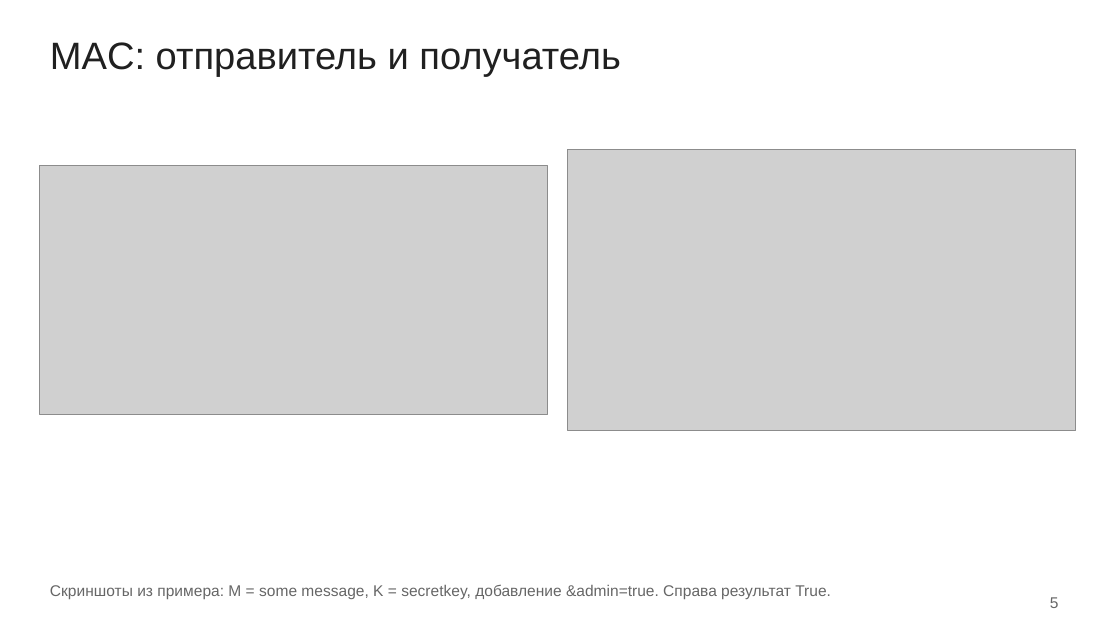
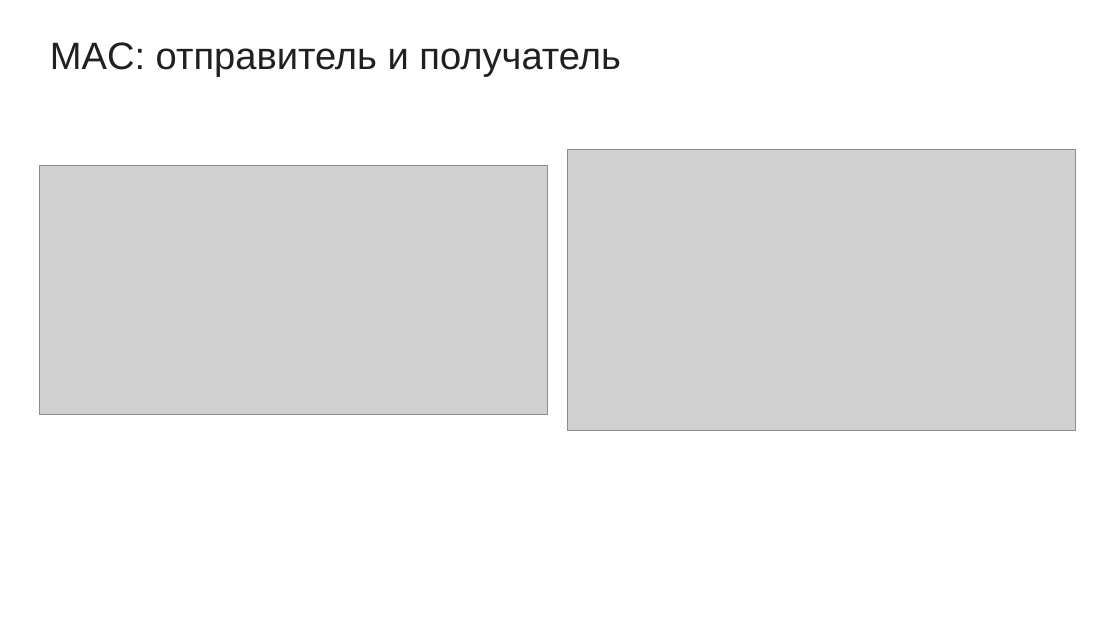
Before and after one commit to mikhailshceglov/sem7, a slide deck: slide 5 of crypto/lab4/Щеглов_3381_ЛР4.odp. Drawn at 1120x630 pixels with LibreOffice and Linux fonts; fonts in the diff are those of the drawing; grey boxes stand for pictures. Boxes give left, top, right and bottom in pixels: in the first picture for what was removed or moved away, otherwise in the second. Text is boxed around its words. In the diff, an @@ line names an element or a change of style, - is before the commit and + after.

```diff
--- a/crypto/lab4/Щеглов_3381_ЛР4.odp
+++ b/crypto/lab4/Щеглов_3381_ЛР4.odp
@@ text removed at (x1=50, y1=584, x2=831, y2=599) @@
-Скриншоты из примера: M = some message, K = secretkey, добавление &admin=true. Справа результат True.
@@ text removed at (x1=1050, y1=597, x2=1059, y2=608) @@
-5
```
Also in this commit, not shown: 20 other slides changed, 3 slides added, 2 slides removed, 6 other files.
